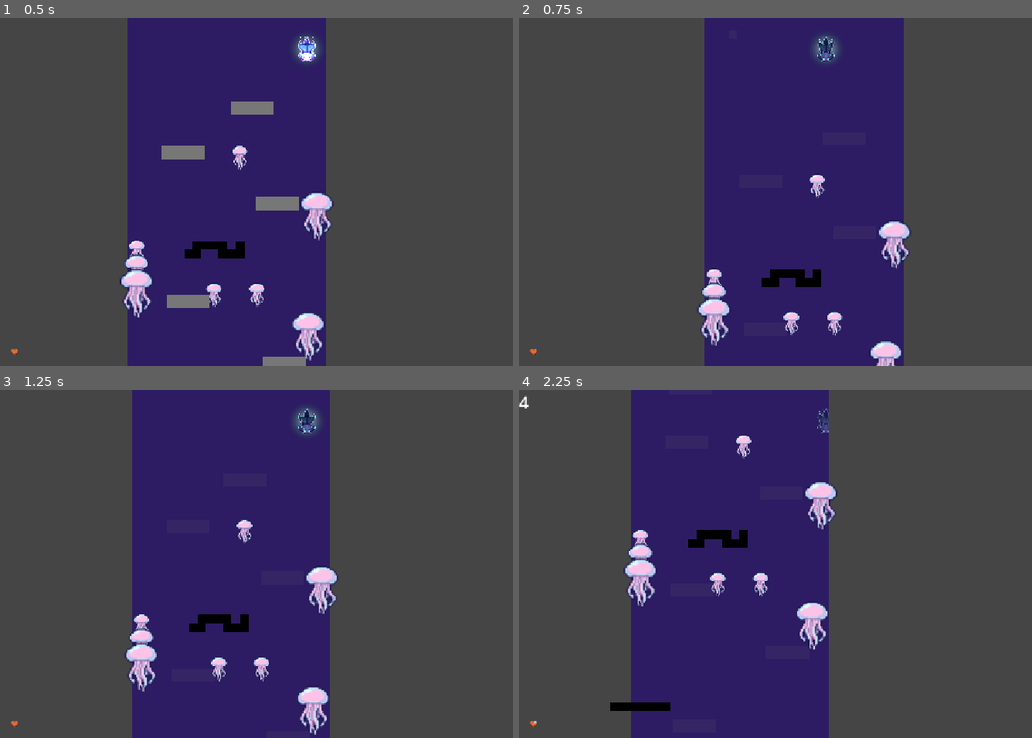
Above: before the commit, frames 1-4 (two rows, left to right).
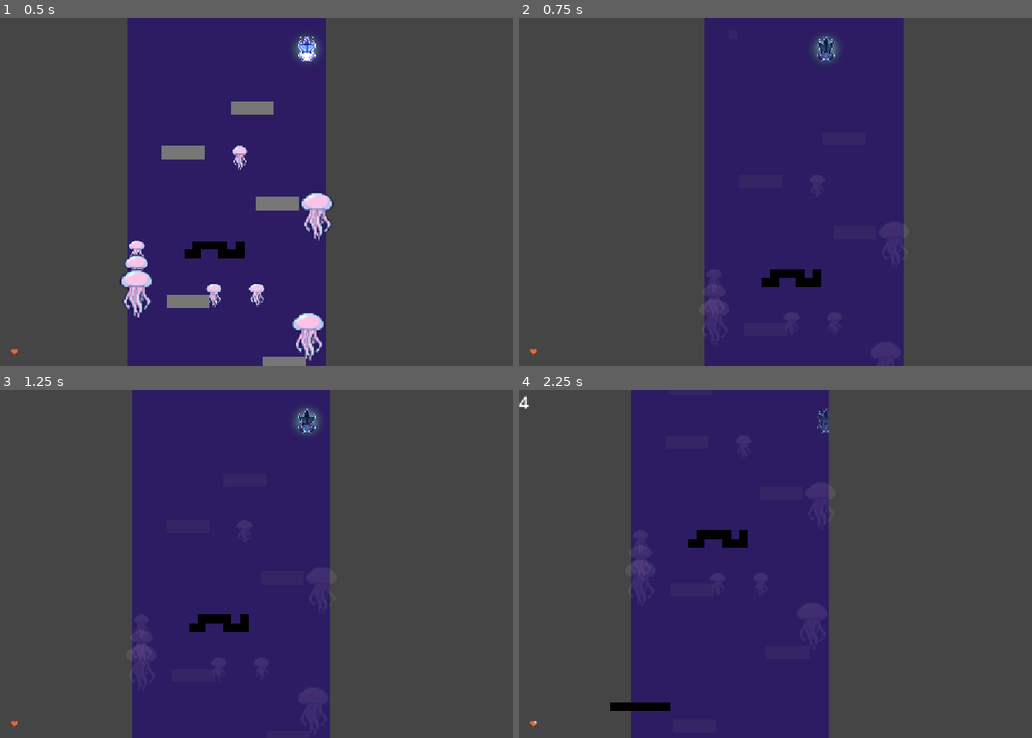
Above: after the commit, the same moments.

Repository: crissoll/Fail-Safe-Game-Jam
Game: Godot game, scene res://scenes/main.tscn
The game is run twice, just before and just after one commit, with the same random seed, the same clock (stepped at 60 frames per second) and the same inputs.
Inputs:
- Up to frame 1 (0.5 s): no input
- Up to frame 2 (0.75 s): tap Enter (reset_level) at 0.5 s; hold D (right) from 0.53 s (still down); tap Space (switch_dimension) at 0.6 s
- Up to frame 3 (1.25 s): keep holding D (right)
- Up to frame 4 (2.25 s): release D (right) at 1.28 s; hold Up (slow_down) 1.28-2.03 s; tap Space (switch_dimension) at 1.35, 2.1 s; hold D (right) from 2.03 s (still down)

Frame 1 is identical in both runs. In frame 2, 2.0% of the frame differs, in the area x 34-77%, y 45-100%; in frame 3, 2.2%, in the area x 24-66%, y 37-100%; in frame 4, 2.2%.

Commit message:
improved jellyfish

Diff:
--- a/first-prototype----dropper-/scenes/game-objects/jellyfish.tscn
+++ b/first-prototype----dropper-/scenes/game-objects/jellyfish.tscn
@@ -5,13 +5,12 @@
 
 [sub_resource type="CapsuleShape2D" id="CapsuleShape2D_usvy1"]
 
-[node name="Jellyfish" type="Node2D" unique_id=1929911465 groups=["Jellyfish"]]
+[node name="Jellyfish" type="Area2D" unique_id=1595808726]
+collision_mask = 8
 script = ExtResource("1_7esg0")
+spirit_display_mode = 0
 
-[node name="Area2D" type="Area2D" parent="." unique_id=1595808726]
-collision_mask = 8
-
-[node name="CollisionShape2D" type="CollisionShape2D" parent="Area2D" unique_id=1734178472]
+[node name="CollisionShape2D" type="CollisionShape2D" parent="." unique_id=1734178472]
 rotation = 1.5707964
 shape = SubResource("CapsuleShape2D_usvy1")
 
@@ -20,4 +19,4 @@
 scale = Vector2(1.2833333, 1.2833333)
 texture = ExtResource("2_jyieh")
 
-[connection signal="body_entered" from="Area2D" to="." method="_on_area_2d_body_entered"]
+[connection signal="body_entered" from="." to="." method="_on_body_entered"]
--- a/first-prototype----dropper-/scenes/levels/empty_level.tscn
+++ b/first-prototype----dropper-/scenes/levels/empty_level.tscn
@@ -28,6 +28,7 @@
 scale = Vector2(100, 1)
 collision_mask = 24
 damage = 99
+spirit_display_mode = 2
 
 [node name="BackGround" type="ColorRect" parent="." unique_id=994664099]
 z_index = -100
--- a/first-prototype----dropper-/scripts/classes/jellyfish.gd
+++ b/first-prototype----dropper-/scripts/classes/jellyfish.gd
@@ -1,22 +1,27 @@
-extends Node2D
+extends Obstacle
 class_name JellyFish
 
 @export var bounce_velocity : int = 90
-@onready var area_2d: Area2D = $Area2D
 
+func fade() -> void:
+	modulate.a = 0.1
 
+func materialize() -> void:
+	modulate.a = 1
 
 func _ready() -> void:
+	super()
 	add_to_group("Jellyfish")
 
+func reset() -> void:
+	visible = true
+	set_deferred("monitoring", true)
 
-func _on_area_2d_body_entered(body: Node2D) -> void:
+func _process(delta: float) -> void:
+	pass
+
+func _on_body_entered(body: Node2D) -> void:
 	if body is Player:
 		body.apply_vertical_impulse(bounce_velocity)
 		visible = false
-		area_2d.set_deferred("monitoring", false)
-
-
-func reset() -> void:
-	visible = true
-	area_2d.set_deferred("monitoring", true)
+		set_deferred("monitoring", false)
